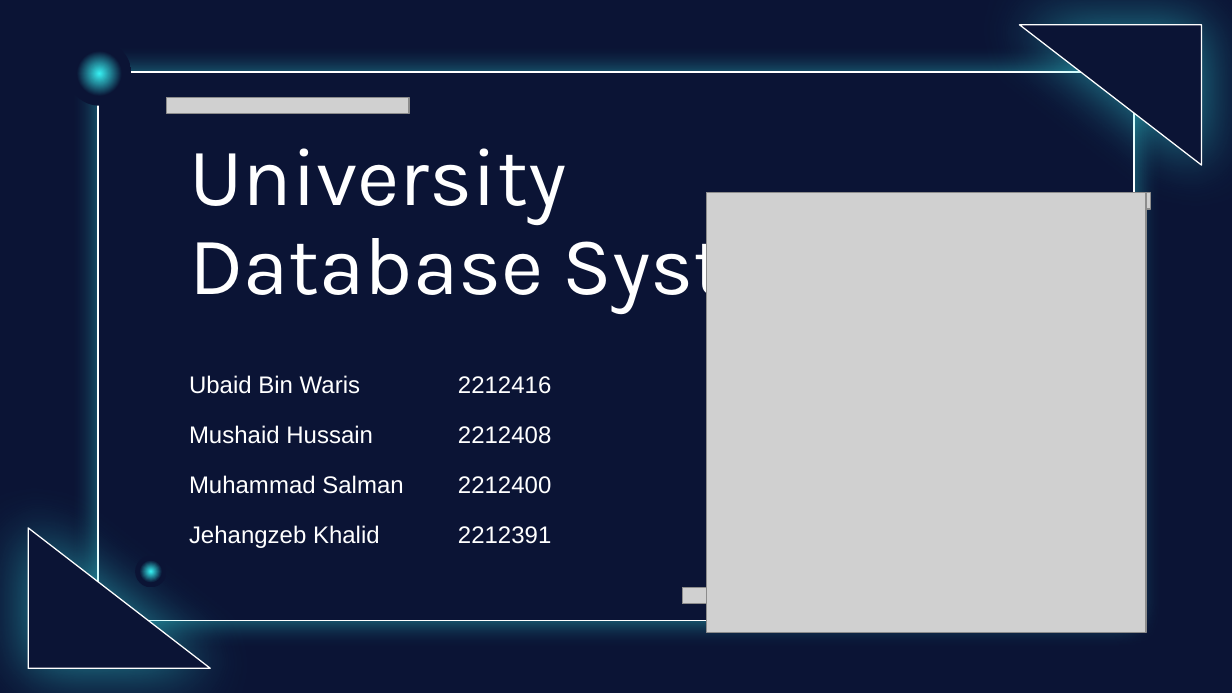
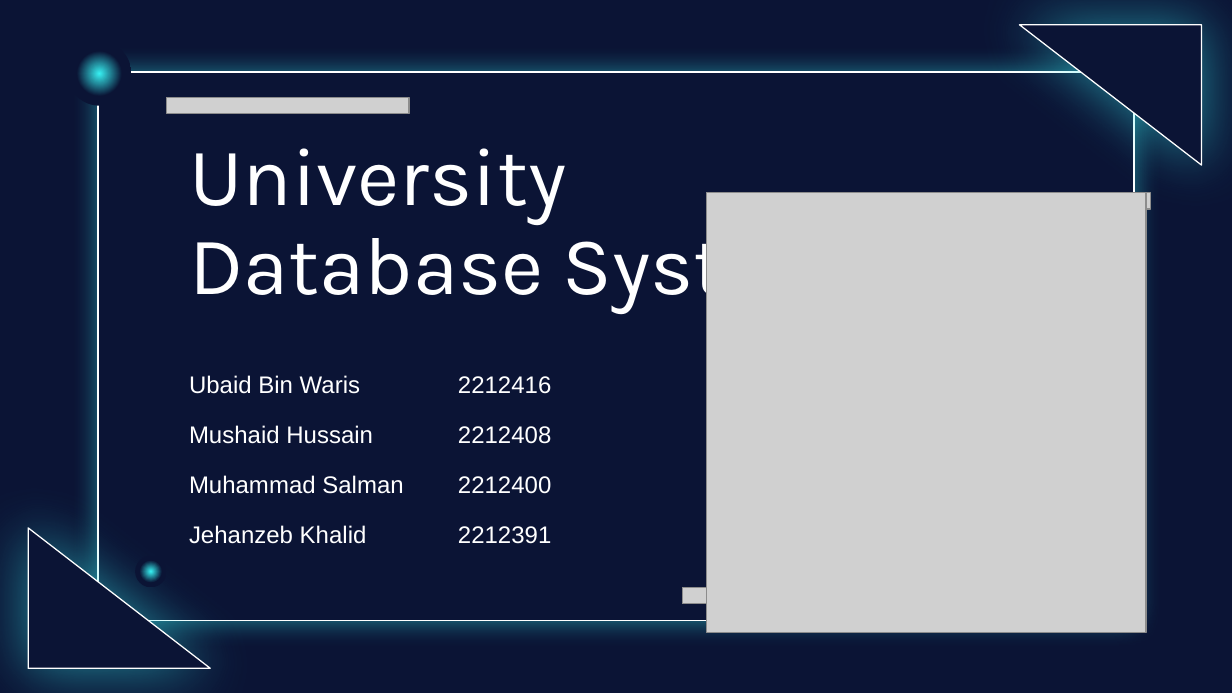
Before and after one commit to UbaidBinWaris/BSCS, a slide deck: slide 1 of BSCS 4B/DB lab/Project/DBMS lab presentation.pptx. Drawn at 1232x693 pixels with LibreOffice and Linux fonts; fonts in the diff are those of the drawing; grey boxes stand for pictures; background and template pictures are left out. Boxes give left, top, right and bottom in pixels: in the first picture for what was removed or moved away, otherwise in the second. Text is boxed around its words. In the diff, an @@ line names an element or a change of style, - is before the commit and + after.

```diff
--- a/BSCS 4B/DB lab/Project/DBMS lab presentation.pptx
+++ b/BSCS 4B/DB lab/Project/DBMS lab presentation.pptx
@@ table at [176, 366, 713, 565] @@
-row 4, column 1: Jehangzeb Khalid
+row 4, column 1: Jehanzeb Khalid
```
Also in this commit, not shown: 3 other slides changed, 12 slides added, 12 slides removed, 3 other files.
